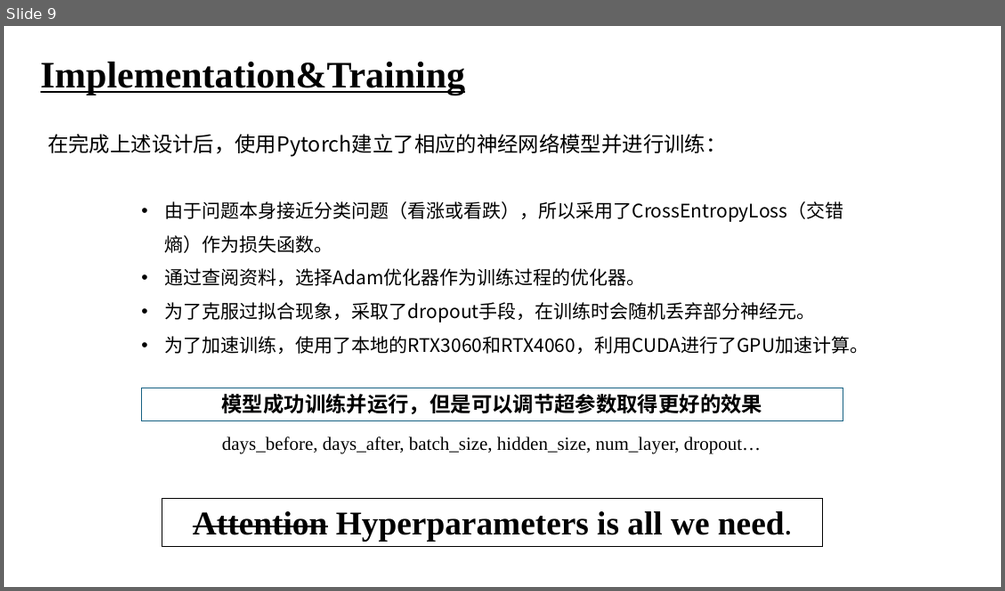
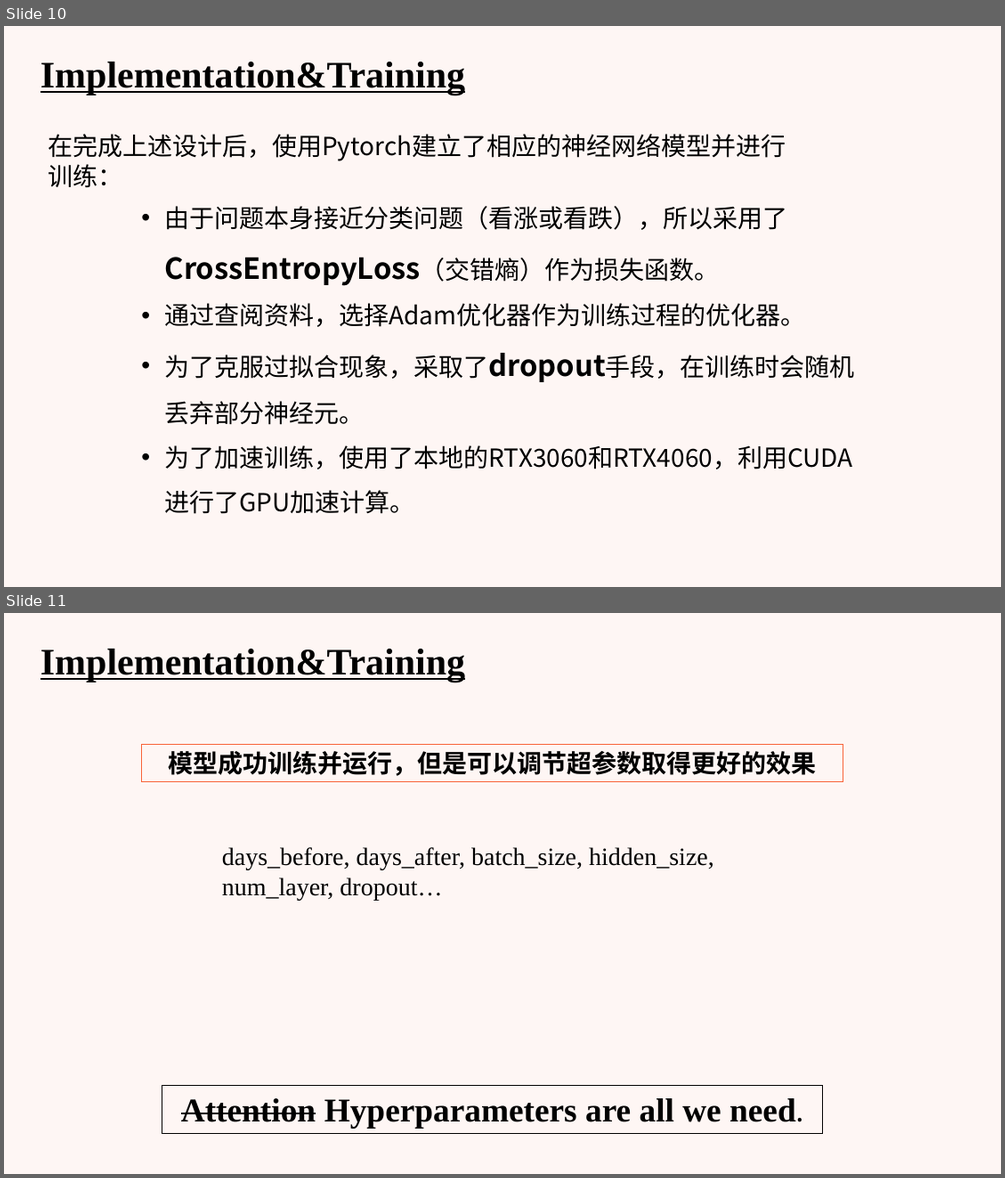
Before and after one commit to Jzzzi/Courses, a slide deck: introToAi/FinalPre/人工智能导论 股票预测.pptx. Shown one above the other, each under a label of ours: slide 9 before the commit, slides 10 and 11 after it. The pictures are 1005x591 and 1005x1178 pixels, drawn with LibreOffice and Linux fonts; fonts in the diff are those of the drawing. Boxes give left, top, right and bottom in pixels: in the first picture for what was removed or moved away, otherwise in the second. Text is boxed around its words. In the diff, an @@ line names an element or a change of style, - is before the commit and + after.

```diff
--- a/introToAi/FinalPre/人工智能导论 股票预测.pptx
+++ b/introToAi/FinalPre/人工智能导论 股票预测.pptx
@@ slide 11 added at <box>4,613,1001,1174</box>, background #FEF6F4 @@
@@ title added at <box>40,649,465,682</box>, 36 pt, text #000000, bold, underline @@
+Implementation&Training
@@ rectangle added at <box>142,745,844,782</box>, outline #F86338 0.75 pt, 24 pt, text #000000, bold @@
+模型成功训练并运行，但是可以调节超参数取得更好的效果
@@ text added at <box>222,847,714,900</box>, 24 pt, text #000000 @@
+days_before, days_after, batch_size, hidden_size, num_layer, dropout…
@@ rectangle added at <box>162,1086,823,1134</box>, outline #000000 0.75 pt, 32 pt, text #000000, bold @@
+Attention Hyperparameters are all we need.
@@ what was slide 9 is now slide 10 @@
@@ slide 10 changed as well @@
@@ background #FFFFFF to #FEF6F4 @@
@@ text "在完成上述设计后，使用Pytorch建立了相应的神经网络模型并进行训练：" at <box>48,134,785,161</box>: size 20 to 24 pt @@
@@ text "由于问题本身接近分类问题（看涨或看跌），所以采用了CrossEntropyLoss（交错熵）作为损失函数。" at <box>165,206,855,514</box>: size 18 to 24 pt in "由于问题本身接近分类问题（看涨或看跌），所以采用了CrossEntropyLoss（交错熵）作为损失函数。", "通过查阅资料，选择Adam优化器作为训练过程的优化器。", "为了克服过拟合现象，采取了dropout手段，在训练时会随机丢弃部分神经元。", "为了加速训练，使用了本地的RTX3060和RTX4060，利用CUDA进行了GPU加速计算。"; size 18 to 28 pt, bold on in "由于问题本身接近分类问题（看涨或看跌），所以采用了CrossEntropyLoss（交错熵）作为损失函数。", "为了克服过拟合现象，采取了dropout手段，在训练时会随机丢弃部分神经元。" @@
@@ rectangle removed at <box>142,388,844,421</box> @@
-模型成功训练并运行，但是可以调节超参数取得更好的效果
@@ text removed at <box>222,436,760,454</box> @@
-days_before, days_after, batch_size, hidden_size, num_layer, dropout…
@@ rectangle removed at <box>162,499,823,547</box> @@
-Attention Hyperparameters is all we need.
```
Also in this commit, not shown: 12 other slides changed, 3 other slides added, 2 slides removed, 4 other files.
